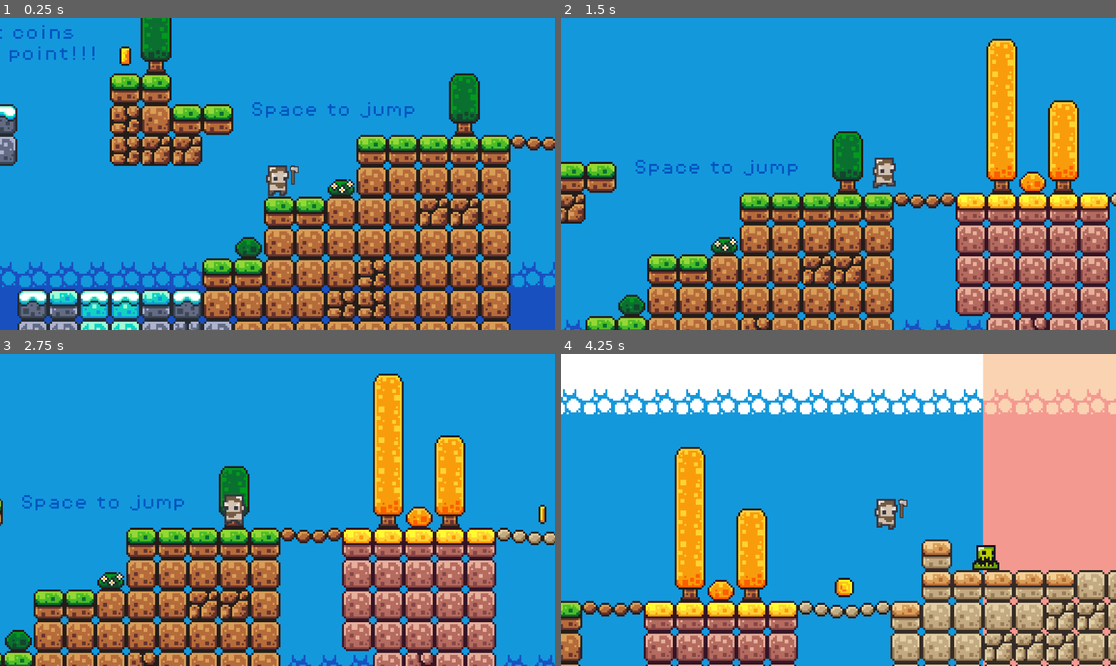
Above: before the commit, frames 1-4 (two rows, left to right).
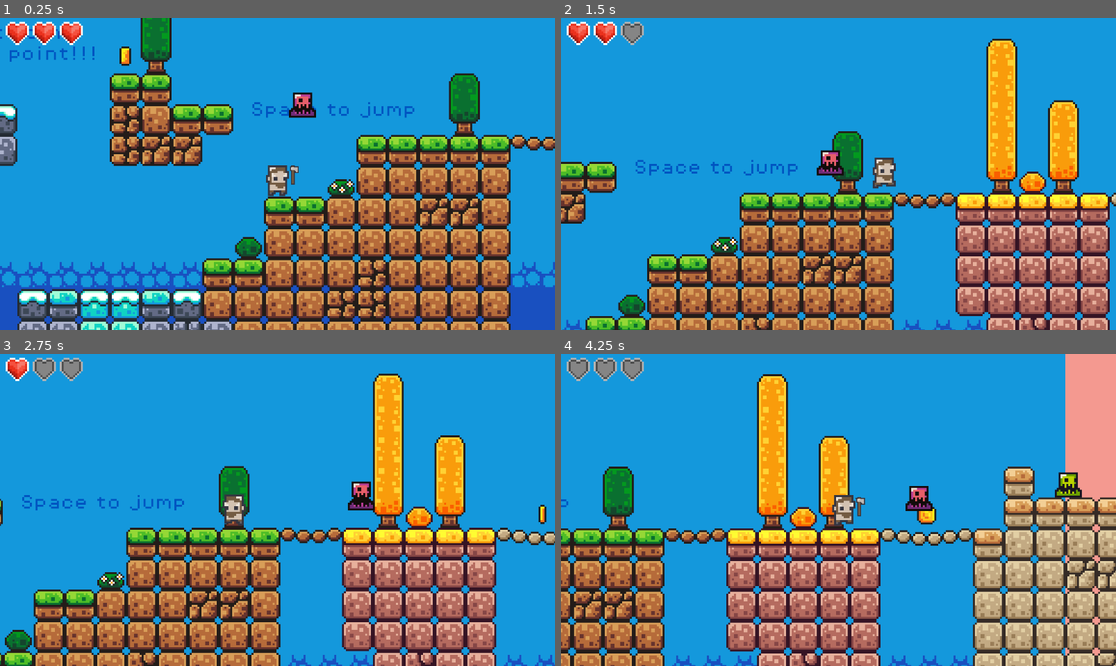
Above: after the commit, the same moments.

Repository: danielpilich/SoulsofLight
Game: Godot game, scene res://scenes/game.tscn
The game is run twice, just before and just after one commit, with the same random seed, the same clock (stepped at 60 frames per second) and the same inputs.
Inputs:
- Up to frame 1 (0.25 s): no input
- Up to frame 2 (1.5 s): hold Right (move_right) from 0.53 s (still down); tap X (attack) at 0.6 s; tap Up (jump) at 0.77 s; tap 1 (equip_weapon) at 1.35 s
- Up to frame 3 (2.75 s): tap Up (jump) at 1.52 s; release Right (move_right) at 2.03 s; hold Left (move_left) from 2.03 s (still down); tap X (attack) at 2.1 s
- Up to frame 4 (4.25 s): release Left (move_left) at 2.78 s; hold Right (move_right) from 2.78 s (still down); tap 1 (equip_weapon) at 2.85 s; tap Up (jump) at 3.02, 3.77 s; tap X (attack) at 3.6 s

The runs differ from the first frame. In frame 1, 1.1% of the frame differs, in the area x 1-57%, y 1-33%; in frame 2, 1.0%; in frame 3, 1.1%; in frame 4, 69%, in the area x 0-100%, y 0-100%.

Commit message:
healthbar

Diff:
--- /dev/null
+++ b/scenes/Enemies/slime_purple.tscn
@@ -0,0 +1,88 @@
+[gd_scene load_steps=12 format=3 uid="uid://bqcvttgtgnrs0"]
+
+[ext_resource type="Script" path="res://scripts/slime_purple.gd" id="1_lwc71"]
+[ext_resource type="Script" path="res://scripts/health.gd" id="2_hhl7q"]
+[ext_resource type="Texture2D" uid="uid://cpb5eb36wc6a0" path="res://assets/sprites/slime_purple.png" id="3_k54dr"]
+[ext_resource type="Script" path="res://scripts/hurtbox.gd" id="4_iip0y"]
+[ext_resource type="Script" path="res://scripts/hitbox.gd" id="5_4rqpd"]
+
+[sub_resource type="AtlasTexture" id="AtlasTexture_vpsh0"]
+atlas = ExtResource("3_k54dr")
+region = Rect2(0, 24, 24, 24)
+
+[sub_resource type="AtlasTexture" id="AtlasTexture_tavc7"]
+atlas = ExtResource("3_k54dr")
+region = Rect2(24, 24, 24, 24)
+
+[sub_resource type="AtlasTexture" id="AtlasTexture_86vbo"]
+atlas = ExtResource("3_k54dr")
+region = Rect2(48, 24, 24, 24)
+
+[sub_resource type="AtlasTexture" id="AtlasTexture_cnqdp"]
+atlas = ExtResource("3_k54dr")
+region = Rect2(72, 24, 24, 24)
+
+[sub_resource type="SpriteFrames" id="SpriteFrames_dwdld"]
+animations = [{
+"frames": [{
+"duration": 1.0,
+"texture": SubResource("AtlasTexture_vpsh0")
+}, {
+"duration": 1.0,
+"texture": SubResource("AtlasTexture_tavc7")
+}, {
+"duration": 1.0,
+"texture": SubResource("AtlasTexture_86vbo")
+}, {
+"duration": 1.0,
+"texture": SubResource("AtlasTexture_cnqdp")
+}],
+"loop": true,
+"name": &"default",
+"speed": 10.0
+}]
+
+[sub_resource type="RectangleShape2D" id="RectangleShape2D_3pwjb"]
+size = Vector2(14, 15)
+
+[node name="Slime_purple" type="Node2D"]
+script = ExtResource("1_lwc71")
+
+[node name="Health" type="Node" parent="."]
+script = ExtResource("2_hhl7q")
+
+[node name="AnimatedSprite2D" type="AnimatedSprite2D" parent="."]
+position = Vector2(0, -12)
+sprite_frames = SubResource("SpriteFrames_dwdld")
+autoplay = "default"
+frame = 2
+frame_progress = 0.837301
+
+[node name="RayCastRight" type="RayCast2D" parent="."]
+position = Vector2(0, -6)
+target_position = Vector2(7, 0)
+
+[node name="RayCastLeft" type="RayCast2D" parent="."]
+position = Vector2(0, -6)
+target_position = Vector2(-7, 0)
+
+[node name="HurtBox" type="Area2D" parent="." node_paths=PackedStringArray("health")]
+collision_layer = 0
+script = ExtResource("4_iip0y")
+health = NodePath("../Health")
+
+[node name="CollisionShape2D" type="CollisionShape2D" parent="HurtBox"]
+position = Vector2(0, -7.5)
+shape = SubResource("RectangleShape2D_3pwjb")
+
+[node name="HitBox" type="Area2D" parent="."]
+collision_layer = 2
+collision_mask = 0
+script = ExtResource("5_4rqpd")
+
+[node name="CollisionShape2D" type="CollisionShape2D" parent="HitBox"]
+position = Vector2(0, -7.5)
+shape = SubResource("RectangleShape2D_3pwjb")
+
+[connection signal="health_changed" from="Health" to="." method="_on_health_health_changed"]
+[connection signal="health_depleted" from="Health" to="." method="_on_health_health_depleted"]
--- a/scenes/game.tscn
+++ b/scenes/game.tscn
@@ -9,6 +9,8 @@
 [ext_resource type="PackedScene" uid="uid://cs7w20yueg02o" path="res://scenes/killzone.tscn" id="5_kl0vw"]
 [ext_resource type="PackedScene" uid="uid://n7otpxjkcupp" path="res://scenes/Enemies/slime.tscn" id="6_7l5aw"]
 [ext_resource type="FontFile" uid="uid://c30of2ju0448n" path="res://assets/fonts/PixelOperator8.ttf" id="7_f4a6i"]
+[ext_resource type="PackedScene" uid="uid://bqcvttgtgnrs0" path="res://scenes/Enemies/slime_purple.tscn" id="10_nnnh3"]
+[ext_resource type="PackedScene" uid="uid://o405mwgv1f3d" path="res://scenes/healthbar.tscn" id="11_u0bvi"]
 
 [sub_resource type="TileSetAtlasSource" id="TileSetAtlasSource_8twc6"]
 texture = ExtResource("2_vno8c")
@@ -354,3 +356,19 @@
 
 [node name="Slime" parent="Enemies" instance=ExtResource("6_7l5aw")]
 position = Vector2(350, -32)
+
+[node name="Slime_purple" parent="Enemies" instance=ExtResource("10_nnnh3")]
+position = Vector2(-11, -25)
+
+[node name="CanvasLayer" type="CanvasLayer" parent="."]
+scale = Vector2(4, 4)
+transform = Transform2D(4, 0, 0, 4, 0, 0)
+
+[node name="Healthbar" parent="CanvasLayer" node_paths=PackedStringArray("character") instance=ExtResource("11_u0bvi")]
+offset_left = 3.0
+offset_top = 2.0
+offset_right = 43.0
+offset_bottom = 14.0
+size_flags_horizontal = 0
+size_flags_vertical = 0
+character = NodePath("../../Player")
--- a/scenes/healthbar.tscn
+++ b/scenes/healthbar.tscn
@@ -1,31 +1,14 @@
-[gd_scene load_steps=3 format=3 uid="uid://o405mwgv1f3d"]
+[gd_scene load_steps=4 format=3 uid="uid://o405mwgv1f3d"]
 
 [ext_resource type="Texture2D" uid="uid://c8lm83alqov3e" path="res://assets/sprites/healthbar_hearts3_empty.png" id="1_n6nbs"]
 [ext_resource type="Texture2D" uid="uid://to1nwuy7oeu3" path="res://assets/sprites/healthbar_hearts3_full.png" id="2_qp3er"]
+[ext_resource type="Script" path="res://scripts/healthbar.gd" id="3_qrt74"]
 
-[node name="Healthbar" type="Control"]
-layout_mode = 3
-anchors_preset = 15
-anchor_right = 1.0
-anchor_bottom = 1.0
-offset_left = -2.0
-offset_top = 5.0
-offset_right = -2.0
-offset_bottom = 5.0
-grow_horizontal = 2
-grow_vertical = 2
-
-[node name="TextureProgressBar" type="TextureProgressBar" parent="."]
-layout_mode = 1
-anchors_preset = -1
-anchor_left = -0.026
-anchor_top = -0.061
-anchor_right = -0.026
-anchor_bottom = -0.061
-offset_left = 75.952
-offset_top = 67.528
-offset_right = 115.952
-offset_bottom = 79.528
+[node name="TextureProgressBar" type="TextureProgressBar"]
+offset_right = 40.0
+offset_bottom = 12.0
 max_value = 3.0
+value = 3.0
 texture_under = ExtResource("1_n6nbs")
 texture_progress = ExtResource("2_qp3er")
+script = ExtResource("3_qrt74")
--- a/scenes/player.tscn
+++ b/scenes/player.tscn
@@ -1,10 +1,12 @@
-[gd_scene load_steps=38 format=3 uid="uid://c2l1o1mofjbvg"]
+[gd_scene load_steps=40 format=3 uid="uid://c2l1o1mofjbvg"]
 
 [ext_resource type="Script" path="res://scripts/player.gd" id="1_pfmrb"]
 [ext_resource type="Texture2D" uid="uid://blxka8iudjerb" path="res://assets/sprites/satyr_.png" id="2_4su8p"]
 [ext_resource type="Script" path="res://scripts/health.gd" id="2_rf2eu"]
 [ext_resource type="Script" path="res://scripts/weapon.gd" id="3_ohjml"]
 [ext_resource type="Texture2D" uid="uid://ik0nghyjrfok" path="res://assets/sprites/axe_ [iron].png" id="3_s0n0r"]
+[ext_resource type="Script" path="res://scripts/hitbox.gd" id="4_3pgkg"]
+[ext_resource type="Script" path="res://scripts/hurtbox.gd" id="6_jnvh4"]
 
 [sub_resource type="AtlasTexture" id="AtlasTexture_84ge7"]
 atlas = ExtResource("2_4su8p")
@@ -300,20 +302,36 @@
 collision_mask = 2
 script = ExtResource("3_ohjml")
 
-[node name="AnimationPlayer" type="AnimationPlayer" parent="Weapon"]
+[node name="HurtBox" type="Area2D" parent="." node_paths=PackedStringArray("health")]
+collision_layer = 0
+collision_mask = 2
+script = ExtResource("6_jnvh4")
+health = NodePath("../Health")
+
+[node name="CollisionShape2D" type="CollisionShape2D" parent="HurtBox"]
+position = Vector2(0, -5)
+shape = SubResource("CircleShape2D_7w18h")
+
+[node name="HitBox" type="Area2D" parent="."]
+collision_mask = 0
+script = ExtResource("4_3pgkg")
+
+[node name="AnimationPlayer" type="AnimationPlayer" parent="HitBox"]
 libraries = {
 "": SubResource("AnimationLibrary_w3qxb")
 }
 
-[node name="AnimatedSprite2D" type="AnimatedSprite2D" parent="Weapon"]
+[node name="AnimatedSprite2D" type="AnimatedSprite2D" parent="HitBox"]
 position = Vector2(8, -11)
 scale = Vector2(0.5, 0.5)
 sprite_frames = SubResource("SpriteFrames_4cug1")
+animation = &"swing"
 autoplay = "default"
 
-[node name="CollisionShape2D" type="CollisionShape2D" parent="Weapon"]
+[node name="CollisionShape2D" type="CollisionShape2D" parent="HitBox"]
 position = Vector2(9, -11)
 shape = SubResource("RectangleShape2D_yi8d2")
 disabled = true
 
+[connection signal="health_depleted" from="Health" to="." method="_on_health_health_depleted"]
 [connection signal="body_entered" from="Weapon" to="Weapon" method="_on_body_entered"]
--- a/scripts/health.gd
+++ b/scripts/health.gd
@@ -7,11 +7,11 @@
 
 
 @export var max_health: int = 3 : set = set_max_health, get = get_max_health
-@export var invinciblility: bool = false : set = set_invincibility, get = get_invincibility
+@export var invincibility: bool = false : set = set_invincibility, get = get_invincibility
 
 var invincibility_timer: Timer = null
 
-@onready var health: int = max_health
+@onready var health: int = max_health : set = set_health, get = get_health
 
 
 func set_max_health(value: int):
@@ -29,27 +29,35 @@
 	return max_health
 
 func set_invincibility(value: bool):
-	invinciblility = value
+	invincibility = value
 
 func get_invincibility() -> int:
-	return invinciblility
+	return invincibility
 
 func set_temp_invincibility(time: float):
 	if invincibility_timer == null:
 		invincibility_timer = Timer.new()
 		invincibility_timer.one_shot = true
 		add_child(invincibility_timer)
+		invincibility_timer.timeout.connect(_on_invincibility_timer_timeout)
 
+	invincibility = true  # Enable invincibility
+	invincibility_timer.start(time)  # Start or restart the timer
+	"""
 	if invincibility_timer.timeout.is_connected(set_invincibility):
 		invincibility_timer.timeout.disconnect(set_invincibility)
 
 	invincibility_timer.set_wait_time(time)
 	invincibility_timer.timeout.connect(set_invincibility.bind(false))
-	invinciblility = true
+	invincibility = true
 	invincibility_timer.start()
+	"""
+
+func _on_invincibility_timer_timeout() -> void:
+	invincibility = false  # Disable invincibility
 
 func set_health(value: int):
-	if value < health and invinciblility:
+	if value < health and invincibility:
 		return
 
 	var clamped_value = clampi(value, 0, max_health)
--- /dev/null
+++ b/scripts/healthbar.gd
@@ -0,0 +1,13 @@
+extends TextureProgressBar
+
+@export var character: CharacterBody2D
+
+@onready var health: Health = character.get_node("Health")
+
+func _ready() -> void:
+	max_value = health.max_health
+	value = health.health
+	health.health_changed.connect(_update_bar)
+
+func _update_bar(_diff: int) -> void:
+	value = health.get_health()
--- a/scripts/hurtbox.gd
+++ b/scripts/hurtbox.gd
@@ -6,9 +6,9 @@
 @export var health: Health
 
 func _ready():
-	connect("area_entered", _on_are_entered)
+	connect("area_entered", _on_area_entered)
 
-func _on_are_entered(hitbox: HitBox) -> void:
-	if hitbox != null:
+func _on_area_entered(hitbox: HitBox) -> void:
+	if hitbox != null and not health.invincibility:
 		health.health -= hitbox.damage
 		received_damage.emit(hitbox.damage)
--- a/scripts/killzone.gd
+++ b/scripts/killzone.gd
@@ -1,7 +1,6 @@
 extends Area2D
 
 @onready var timer = $Timer
-
 
 func _on_body_entered(body):
 	if body.get_name() == "Player":
--- a/scripts/player.gd
+++ b/scripts/player.gd
@@ -8,9 +8,11 @@
 var gravity = ProjectSettings.get_setting("physics/2d/default_gravity")
 
 @onready var animated_sprite = $AnimatedSprite2D
-@onready var weapon_sprite: AnimatedSprite2D = $Weapon/AnimatedSprite2D
-@onready var weapon_animation_player: AnimationPlayer = $Weapon/AnimationPlayer
-@onready var weapon: Node2D = $Weapon
+@onready var weapon_sprite: AnimatedSprite2D = $HitBox/AnimatedSprite2D
+@onready var weapon_animation_player: AnimationPlayer = $HitBox/AnimationPlayer
+@onready var weapon: Node2D = $HitBox
+@onready var health_node: Health = $Health
+
 
 func get_hit():
 	health -= 1
@@ -84,3 +86,12 @@
 		velocity.x = move_toward(velocity.x, 0, SPEED)
 
 	move_and_slide()
+
+
+
+func _on_health_health_depleted() -> void:
+	set_physics_process(false)
+	animated_sprite.play("death")
+	await animated_sprite.animation_finished
+	animated_sprite.frame = 3
+	animated_sprite.pause()
--- /dev/null
+++ b/scripts/slime_purple.gd
@@ -0,0 +1,27 @@
+extends Node2D
+
+const SPEED = 60
+
+var direction = 1
+@onready var ray_cast_right: RayCast2D = $RayCastRight
+@onready var ray_cast_left: RayCast2D = $RayCastLeft
+@onready var animated_sprite: AnimatedSprite2D = $AnimatedSprite2D
+@onready var health: Health = $Health
+
+# Called every frame. 'delta' is the elapsed time since the previous frame.
+func _process(delta: float) -> void:
+	if ray_cast_right.is_colliding():
+		direction = -1
+		animated_sprite.flip_h = true
+	if ray_cast_left.is_colliding():
+		direction = 1
+		animated_sprite.flip_h = false
+	position.x += direction * SPEED * delta
+
+
+func _on_health_health_depleted() -> void:
+	queue_free()
+
+func _on_health_health_changed(diff: int) -> void:
+	print(health.health)
+	health.set_temp_invincibility(1)
Not shown: 1 places in scenes/game.tscn that only renumber resources
